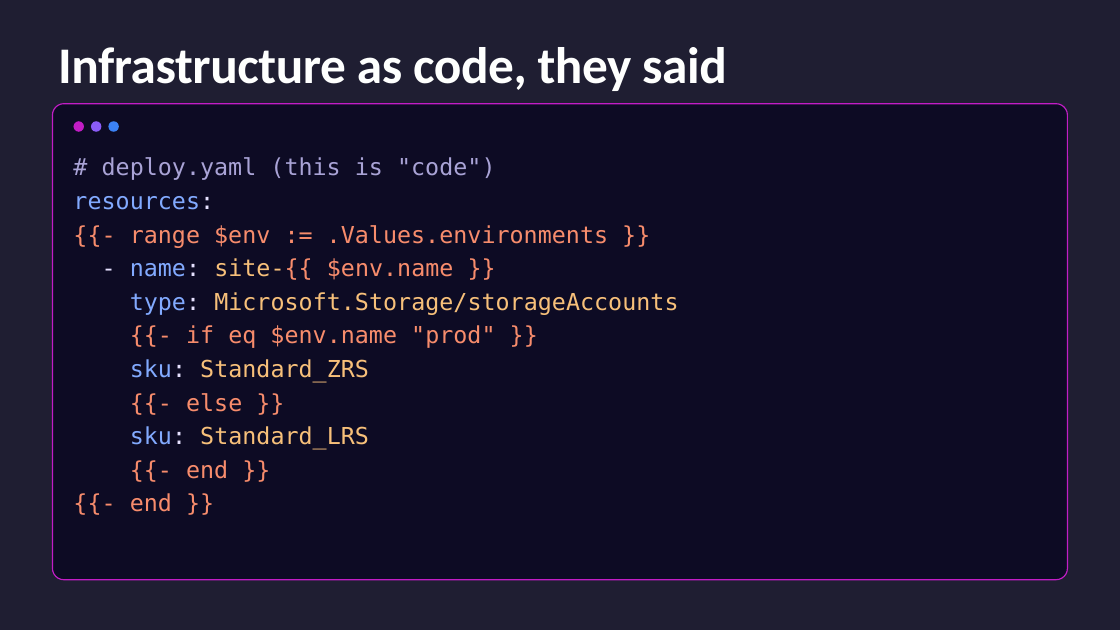
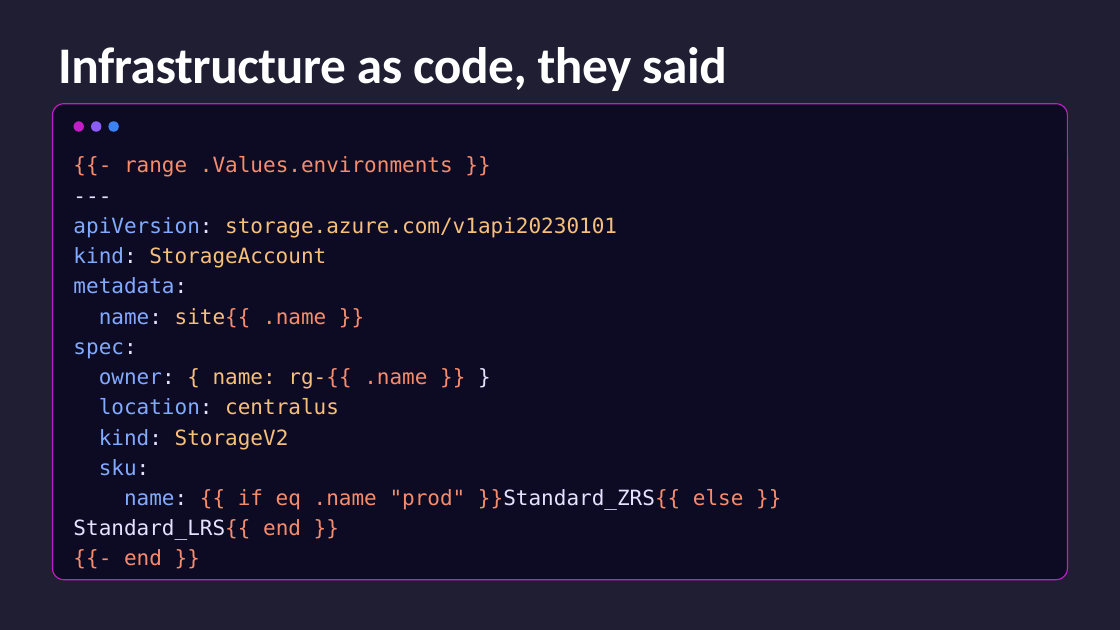
Before and after one commit to CamSoper/infrastructure-as-actual-code, a slide deck: slide 2 of slides/infrastructure-as-actual-code.pptx. Drawn at 1120x630 pixels with LibreOffice and Linux fonts; fonts in the diff are those of the drawing. Boxes give left, top, right and bottom in pixels: in the first picture for what was removed or moved away, otherwise in the second. Text is boxed around its words. In the diff, an @@ line names an element or a change of style, - is before the commit and + after.

```diff
--- a/slides/infrastructure-as-actual-code.pptx
+++ b/slides/infrastructure-as-actual-code.pptx
@@ text at [73,156,744,540]: text changed; size 20 to 18 pt @@
-# deploy.yaml (this is "code")
-resources:
-{{- range $env := .Values.environments }}
-- name: site-{{ $env.name }}
-type: Microsoft.Storage/storageAccounts
-{{- if eq $env.name "prod" }}
-sku: Standard_ZRS
-{{- else }}
-sku: Standard_LRS
+{{- range .Values.environments }}
+---
+apiVersion: storage.azure.com/v1api20230101
+kind: StorageAccount
+metadata:
+name: site{{ .name }}
+spec:
+owner: { name: rg-{{ .name }} }
+location: centralus
+kind: StorageV2
+sku:
+name: {{ if eq .name "prod" }}Standard_ZRS{{ else }}Standard_LRS{{ end }}
@@ text at [130,493,172,512]: paragraph removed @@
-{{- end }}
@@ text at [124,549,162,566]: size 20 to 18 pt in "{{- end }}" @@
```
Also in this commit, not shown: 2 other files.
